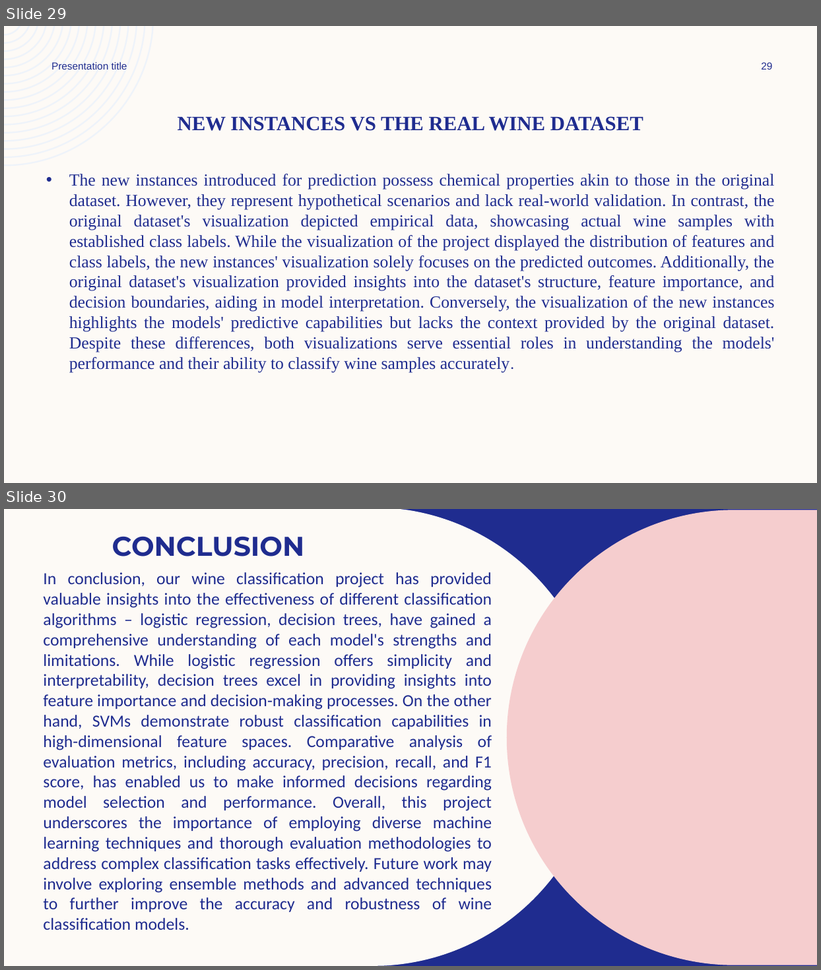
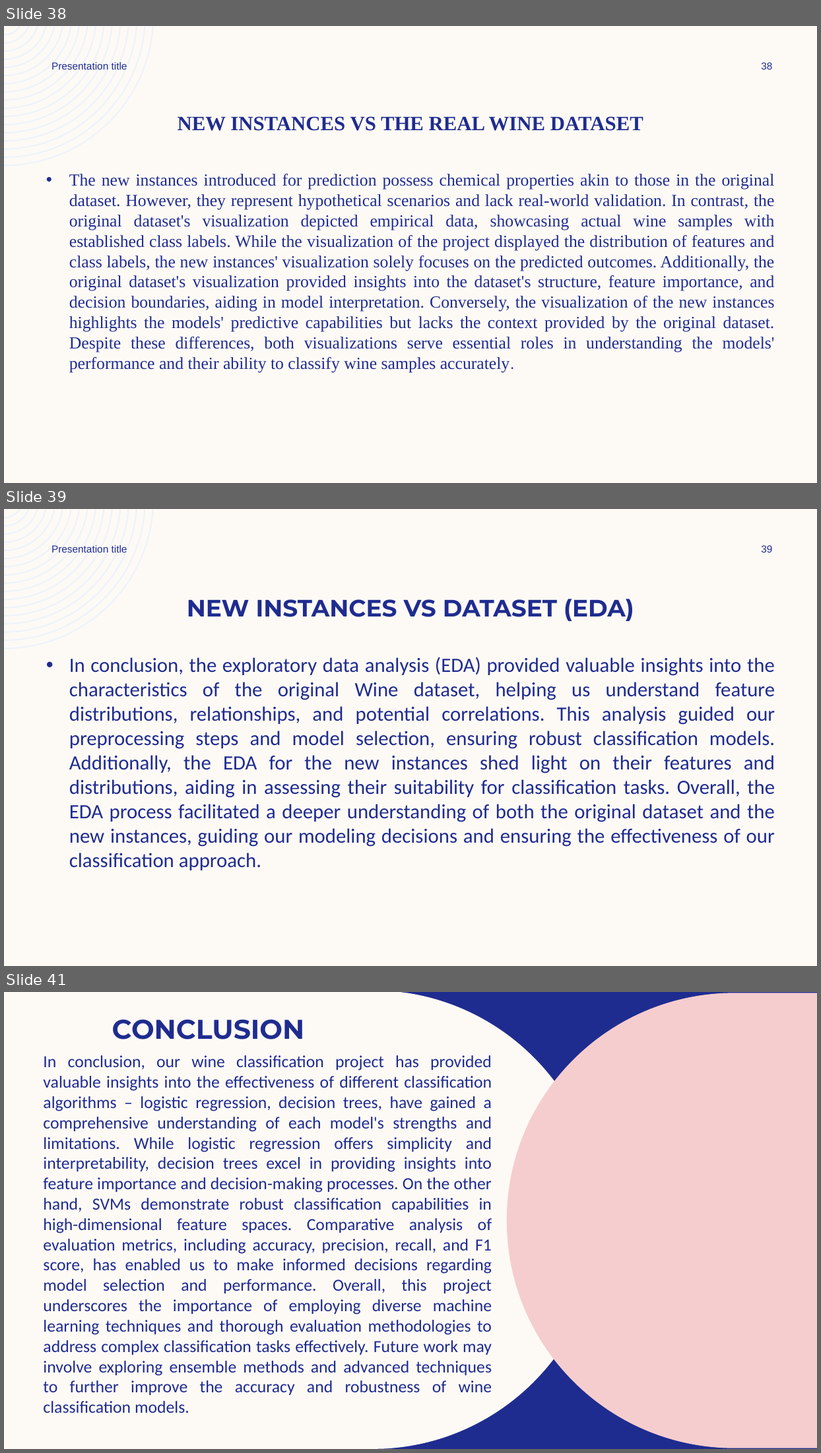
Before and after one commit to bigkebs/code-path-preview, a slide deck: Wine Classification Project_KBM_2024.pptx. Shown one above the other, each under a label of ours: slides 29 and 30 before the commit, slides 38, 39 and 41 after it; the slides between them are not shown. The pictures are 821x970 and 821x1453 pixels, drawn with LibreOffice and Linux fonts; fonts in the diff are those of the drawing; background and template pictures are left out. Boxes give left, top, right and bottom in pixels: in the first picture for what was removed or moved away, otherwise in the second. Text is boxed around its words. In the diff, an @@ line names an element or a change of style, - is before the commit and + after.

```diff
--- a/Wine Classification Project_KBM_2024.pptx
+++ b/Wine Classification Project_KBM_2024.pptx
@@ slide 39 added at bbox=[4, 509, 817, 966], background #FDFAF6; not listed: 1 template element that a slide beside it also shows @@
@@ text added at bbox=[52, 545, 127, 553], 12 pt, text #1F2C8F @@
+Presentation title
@@ page number added at bbox=[761, 545, 772, 553], 12 pt, text #1F2C8F @@
+39
@@ title added at bbox=[187, 599, 634, 621], 28 pt, text #1F2C8F, bold @@
+NEW INSTANCES VS DATASET (EDA)
@@ text added at bbox=[69, 657, 776, 871], 24 pt, text #1F2C8F @@
+• In conclusion, the exploratory data analysis (EDA) provided valuable insights into the characteristics of the original Wine dataset, helping us understand feature distributions, relationships, and potential correlations. This analysis guided our preprocessing steps and model selection, ensuring robust classification models. Additionally, the EDA for the new instances shed light on their features and distributions, aiding in assessing their suitability for classification tasks. Overall, the EDA process facilitated a deeper understanding of both the original dataset and the new instances, guiding our modeling decisions and ensuring the effectiveness of our classification approach.
@@ what was slide 29 is now slide 38 @@
@@ page number at bbox=[761, 62, 772, 70]: text changed @@
-29
+38
@@ what was slide 30 is now slide 41 @@
```
Also in this commit, not shown: 1 slide changed, 10 other slides added.
